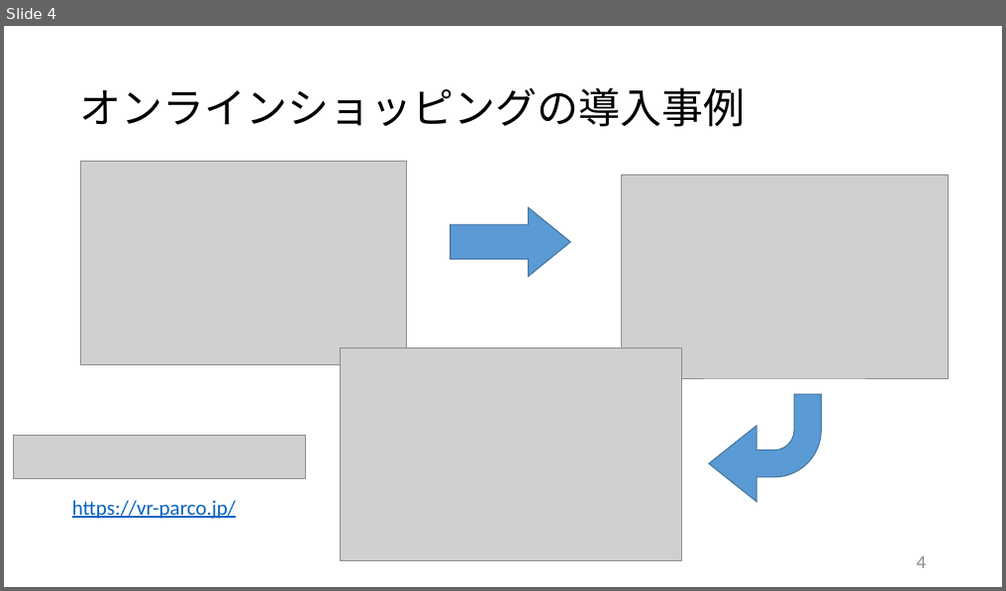
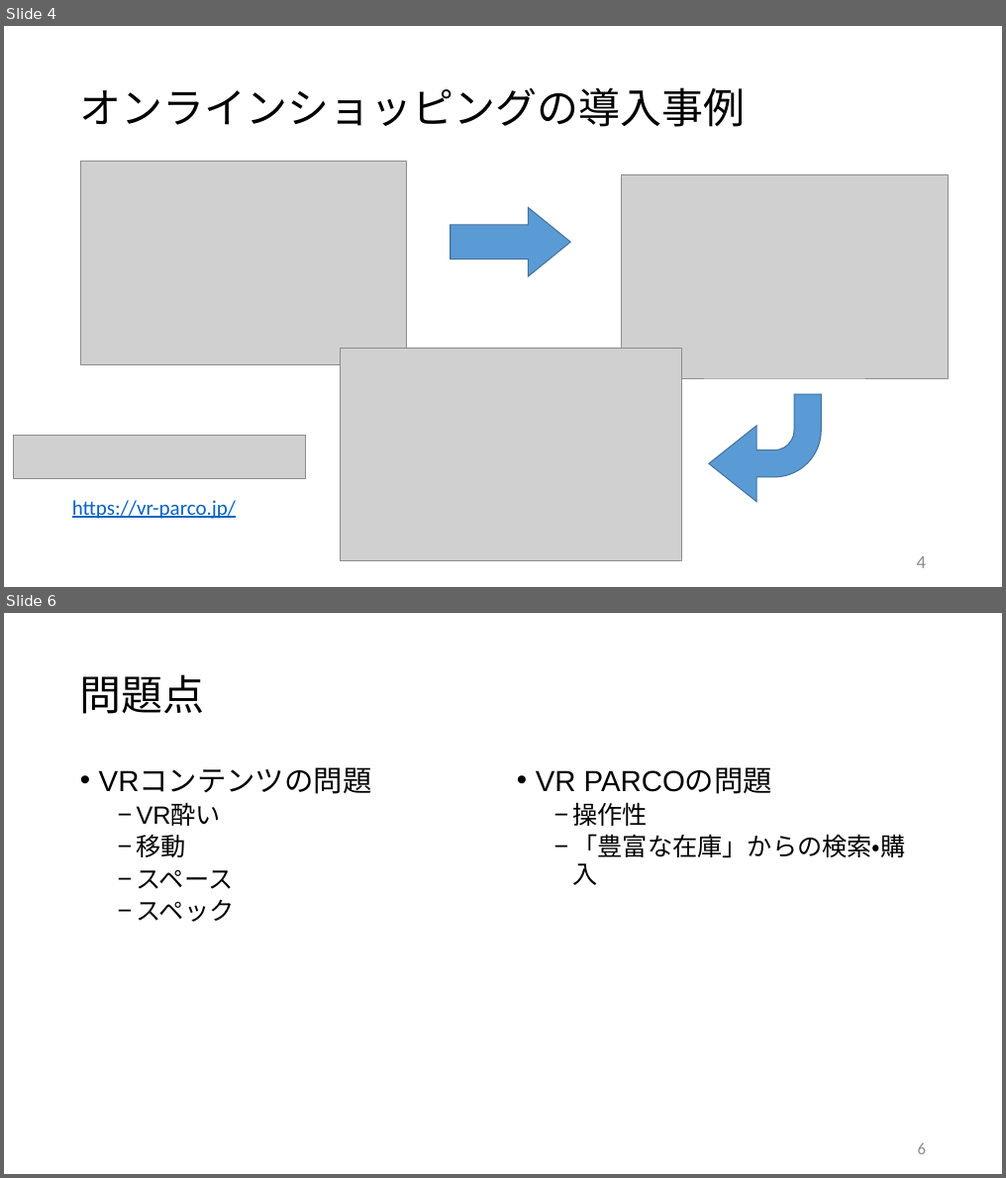
Before and after one commit to yamako0/dissertation, a slide deck: スライド/20170720_中間発表.pptx. Shown one above the other, each under a label of ours: slide 4 before the commit, slides 4 and 6 after it; the slides between them are not shown. The pictures are 1006x591 and 1006x1178 pixels, drawn with LibreOffice and Linux fonts; fonts in the diff are those of the drawing; grey boxes stand for pictures. Boxes give left, top, right and bottom in pixels: in the first picture for what was removed or moved away, otherwise in the second. Text is boxed around its words. In the diff, an @@ line names an element or a change of style, - is before the commit and + after.

```diff
--- a/スライド/20170720_中間発表.pptx
+++ b/スライド/20170720_中間発表.pptx
@@ slide 6 added at (x1=4, y1=613, x2=1002, y2=1174), background #FFFFFF @@
@@ title added at (x1=80, y1=674, x2=205, y2=714), 40 pt, text #000000 @@
+問題点
@@ text added at (x1=99, y1=768, x2=372, y2=922), 24 pt, text #000000 @@
+• VRコンテンツの問題
+  − VR酔い
+  − 移動
+  − スペース
+  − スペック
@@ text added at (x1=536, y1=768, x2=906, y2=885), 24 pt, text #000000 @@
+• VR PARCOの問題
+  − 操作性
+  − 「豊富な在庫」からの検索・購入
@@ page number added at (x1=918, y1=1144, x2=926, y2=1155), 16 pt, text #8C8C8C @@
+6
```
Also in this commit, not shown: 4 slides changed.
